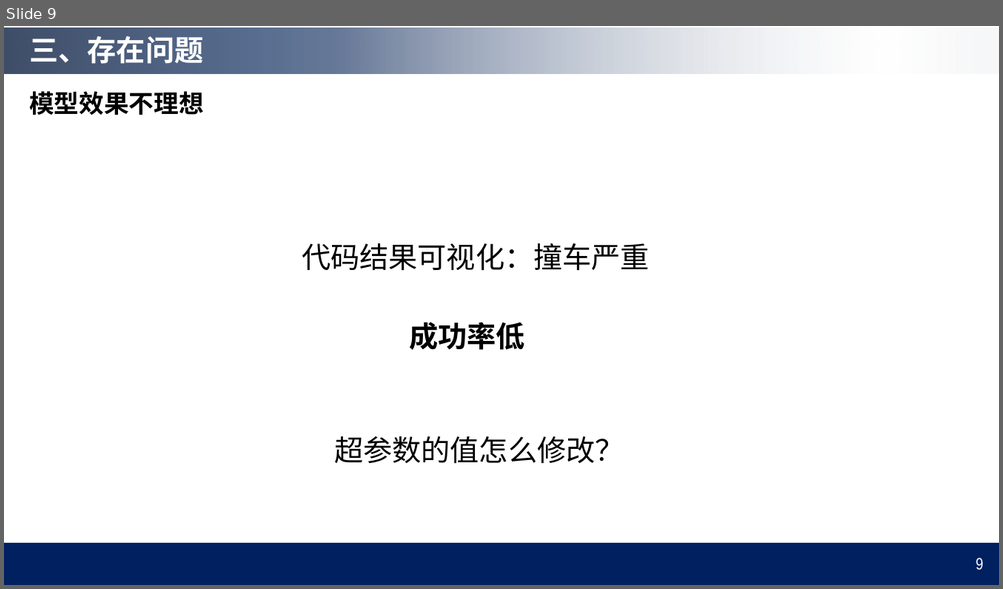
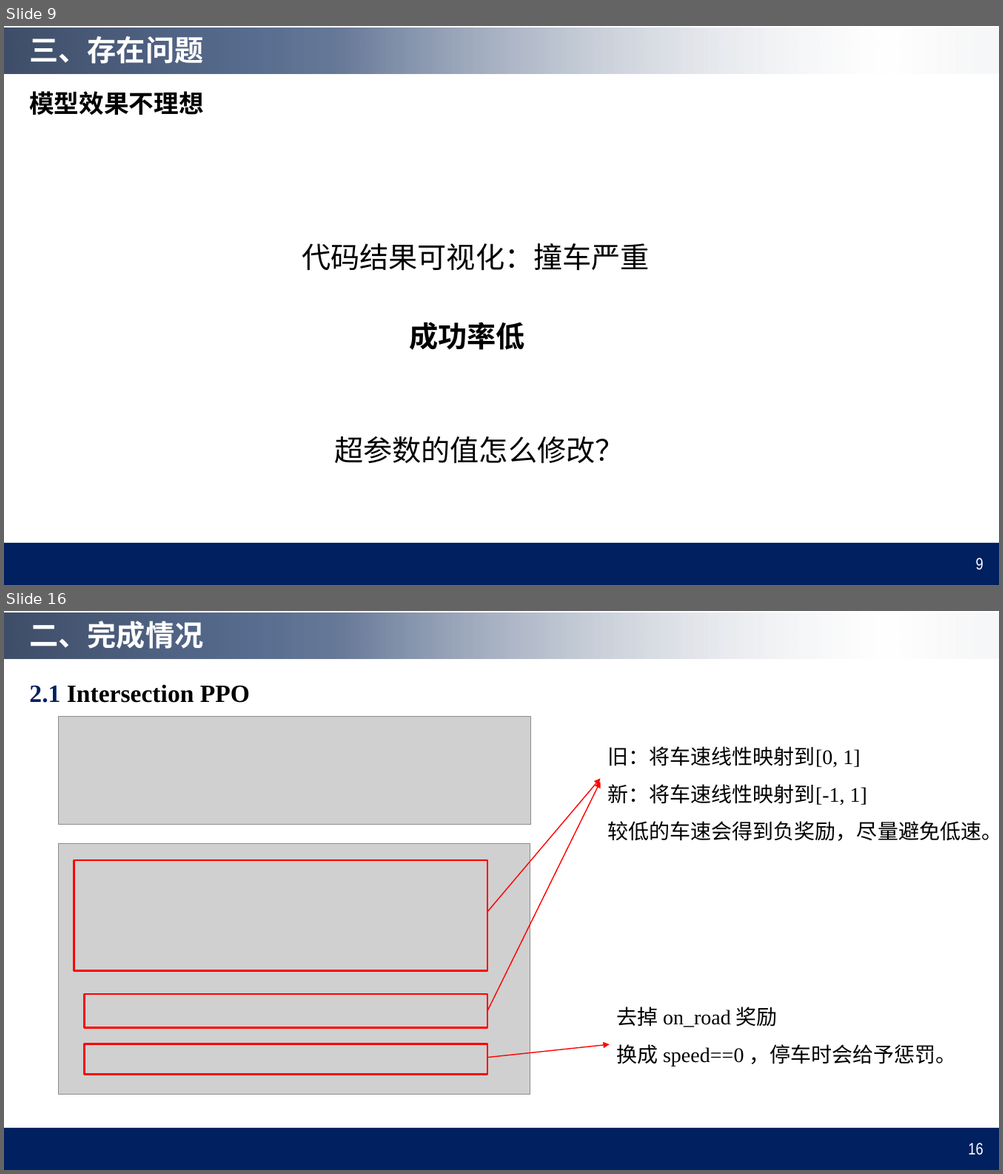
Before and after one commit to QinCheng0928/RL, a slide deck: 组会汇报.pptx. Shown one above the other, each under a label of ours: slide 9 before the commit, slides 9 and 16 after it; the slides between them are not shown. The pictures are 1003x589 and 1003x1174 pixels, drawn with LibreOffice and Linux fonts; fonts in the diff are those of the drawing; grey boxes stand for pictures; background and template pictures are left out. Boxes give left, top, right and bottom in pixels: in the first picture for what was removed or moved away, otherwise in the second. Text is boxed around its words. In the diff, an @@ line names an element or a change of style, - is before the commit and + after.

```diff
--- a/组会汇报.pptx
+++ b/组会汇报.pptx
@@ slide 16 added at (x1=4, y1=611, x2=999, y2=1170), background #FFFFFF; not listed: 2 template elements that a slide beside it also shows @@
@@ title added at (x1=29, y1=621, x2=203, y2=649), 28 pt, text #FFFFFF, bold @@
+二、完成情况
@@ text added at (x1=29, y1=684, x2=250, y2=703), 24 pt, text #000000, bold @@
+2.1 Intersection PPO
@@ picture added at (x1=59, y1=717, x2=531, y2=825) @@
@@ text added at (x1=607, y1=746, x2=999, y2=841), 20 pt, text #000000 @@
+旧：将车速线性映射到[0, 1]
+新：将车速线性映射到[-1, 1]
+较低的车速会得到负奖励，尽量避免低速。
@@ arrow added from (487, 1011) to (600, 782), #FF0000 1 pt @@
@@ arrow added from (487, 912) to (600, 779), #FF0000 1 pt @@
@@ picture added at (x1=59, y1=844, x2=530, y2=1095) @@
@@ rectangle added at (x1=74, y1=860, x2=487, y2=971), outline #FF0000 2 pt @@
@@ rectangle added at (x1=85, y1=994, x2=487, y2=1028), outline #FF0000 2 pt @@
@@ text added at (x1=617, y1=1007, x2=956, y2=1066), 20 pt, text #000000 @@
+去掉 on_road 奖励
+换成 speed==0 ，停车时会给予惩罚。
@@ rectangle added at (x1=85, y1=1045, x2=487, y2=1074), outline #FF0000 2 pt @@
@@ arrow added from (487, 1058) to (609, 1045), #FF0000 1 pt @@
@@ page number added at (x1=967, y1=1143, x2=982, y2=1156), 16 pt, text #FFFFFF @@
+16
```
Also in this commit, not shown: 3 slides changed, 5 other slides added, 2 slides removed.
